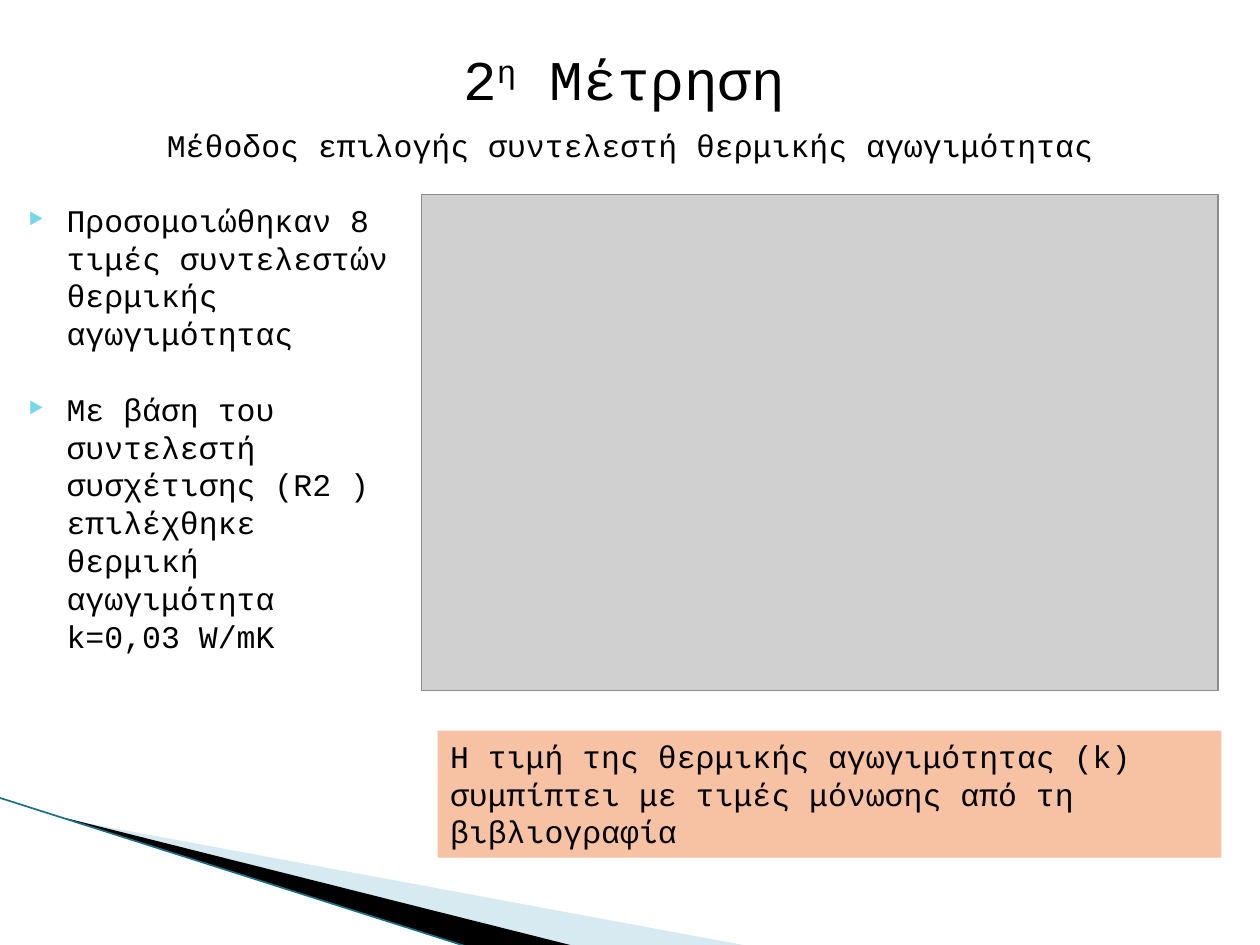
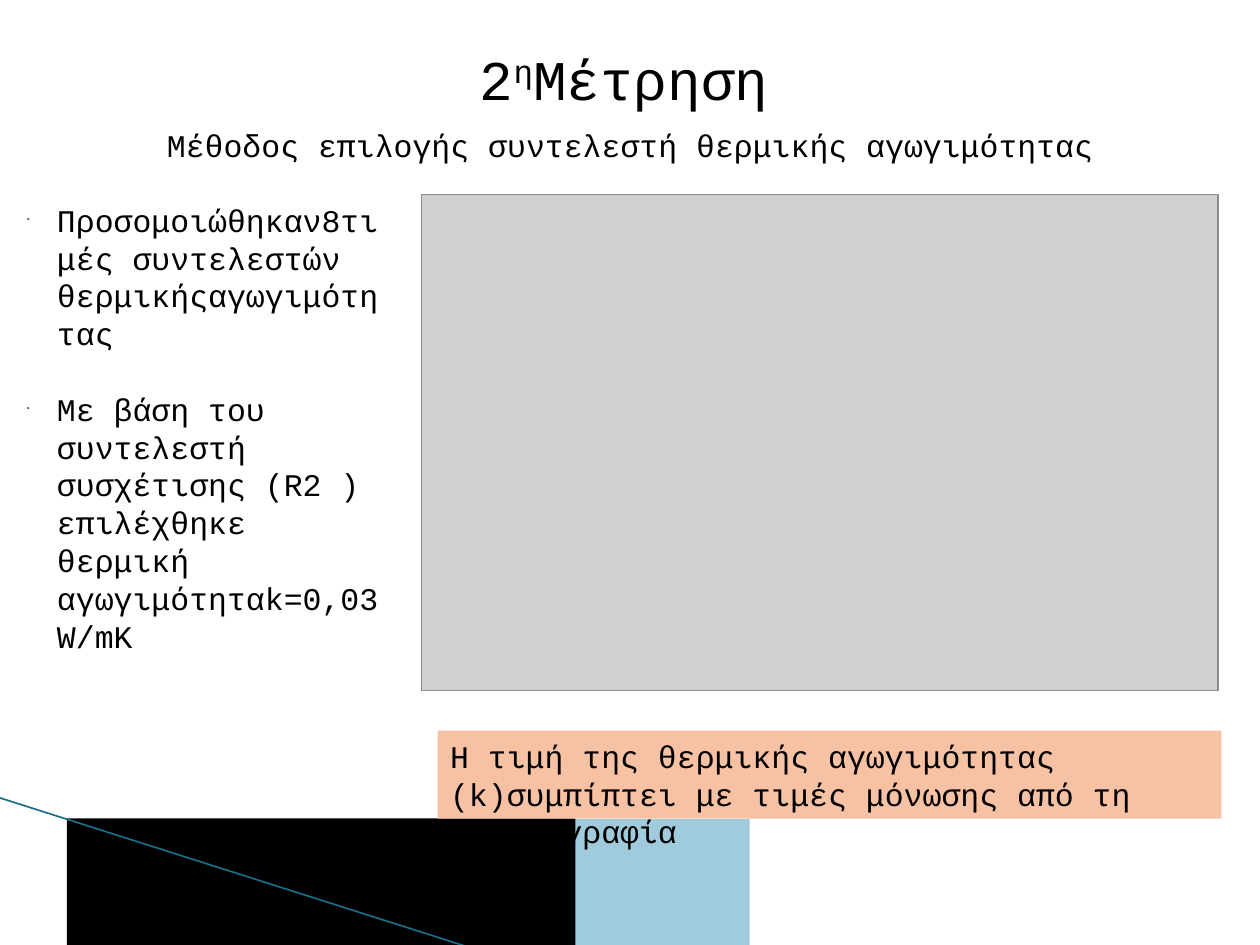
Before and after one commit to DeathNex/bark_GUI, a slide deck: slide 21 of Thesis Documents/Info on bark (chapter 2)/(2) Παρουσίαση πτυχιακής.pptx. Drawn at 1260x945 pixels with LibreOffice and Linux fonts; fonts in the diff are those of the drawing; grey boxes stand for pictures; background and template pictures are left out. Boxes give left, top, right and bottom in pixels: in the first picture for what was removed or moved away, otherwise in the second. Text is boxed around its words. In the diff, an @@ line names an element or a change of style, - is before the commit and + after.

```diff
--- a/Thesis Documents/Info on bark (chapter 2)/(2) Παρουσίαση πτυχιακής.pptx
+++ b/Thesis Documents/Info on bark (chapter 2)/(2) Παρουσίαση πτυχιακής.pptx
@@ text at [550,60,785,112]: spaces changed @@
-2η Μέτρηση
+2ηΜέτρηση
@@ text at [57,247,378,649]: text changed @@
-‣ Προσομοιώθηκαν 8 τιμές συντελεστών θερμικής αγωγιμότητας
-‣ Με βάση του συντελεστή συσχέτισης (R2 ) επιλέχθηκε θερμική αγωγιμότητα k=0,03 W/mK
+‣ Προσομοιώθηκαν8τιμές συντελεστών θερμικήςαγωγιμότητας
+‣ Με βάση του συντελεστή συσχέτισης (R2 ) επιλέχθηκε θερμική αγωγιμότηταk=0,03W/mK
@@ rectangle "Η τιμή της θερμικής αγωγιμότητας ...": place and size @@
-rectangle "Η τιμή της θερμικής αγωγιμότητας ..." at [437,731,1221,858]
+rectangle "Η τιμή της θερμικής αγωγιμότητας ..." at [437,731,1221,819]
@@ text in rectangle at [450,745,1131,813]: spaces changed @@
-Η τιμή της θερμικής αγωγιμότητας (k) συμπίπτει με τιμές μόνωσης από τη βιβλιογραφία
+Η τιμή της θερμικής αγωγιμότητας (k)συμπίπτει με τιμές μόνωσης από τη βιβλιογραφία
@@ line (0, 798) - (467, 945): stroke #97C5D8 0.95 pt to #196F85 0.96 pt @@
@@ freeform shape removed at [67,818,576,945] @@
@@ rectangle added at [67,818,576,945], fill #000000 @@
@@ freeform shape removed at [69,819,750,945] @@
@@ rectangle added at [69,819,750,945], fill #9FCBDC @@
```
Also in this commit, not shown: 33 other slides changed, 53 other files.
